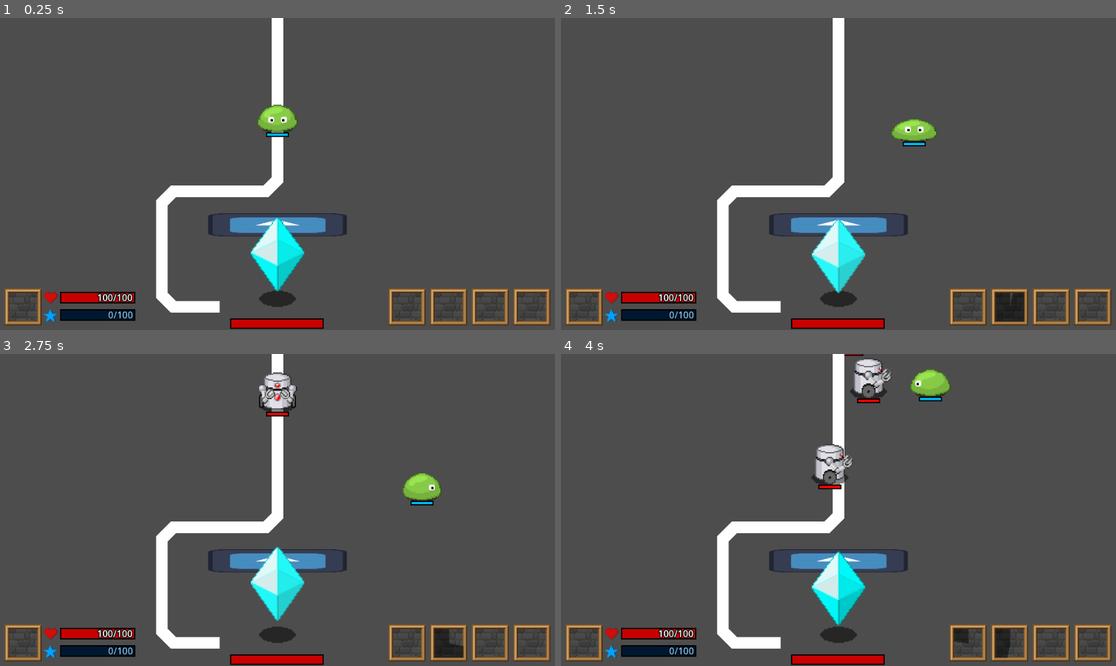
Above: before the commit, frames 1-4 (two rows, left to right).
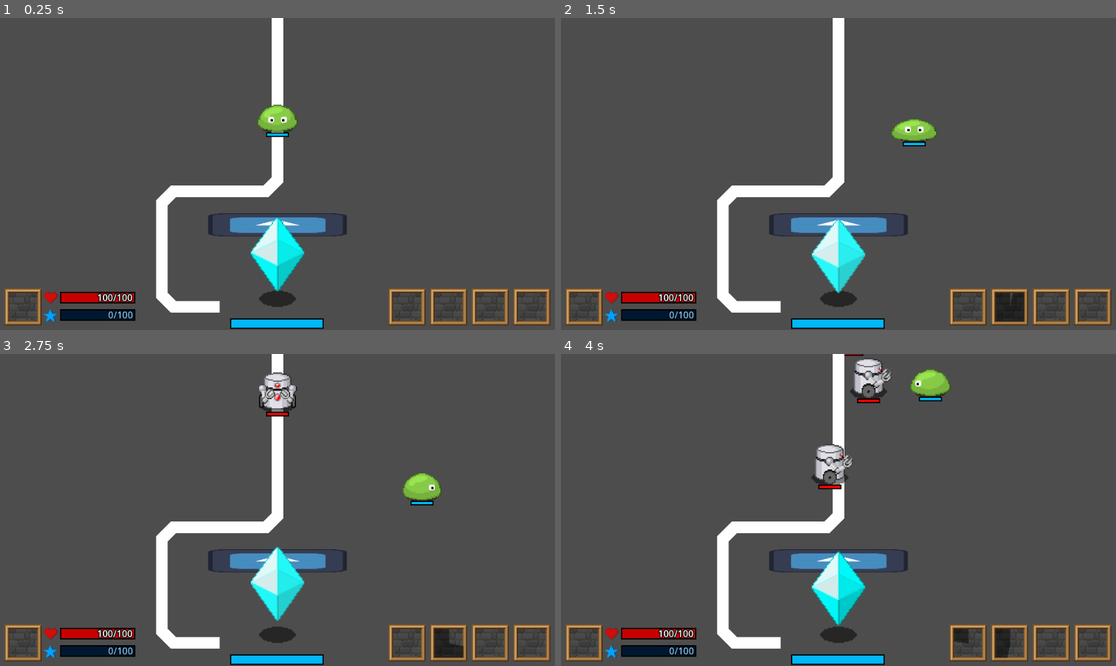
Above: after the commit, the same moments.

Repository: EthanLac13/monsters_vs_machines
Game: Godot game, scene res://scenes/MainScene.tscn
Same seed, same stepped clock (60 frames per second), same inputs: the game is played once before the commit and once after it. The engine's default icon, where the game draws it, is replaced by a stand-in: a white triangle on a blue panel in a dark square.
Inputs:
- Up to frame 1 (0.25 s): no input
- Up to frame 2 (1.5 s): hold Right (InputRight) 0.53-1.28 s; tap Q (UseMove1) at 0.6 s; hold Down (InputDown) from 1.28 s (still down); tap W (UseMove2) at 1.35 s
- Up to frame 3 (2.75 s): release Down (InputDown) at 2.03 s; hold Right (InputRight) from 2.03 s (still down); tap Q (UseMove1) at 2.1 s
- Up to frame 4 (4 s): release Right (InputRight) at 2.78 s; hold Up (InputUp) 2.78-3.53 s; tap W (UseMove2) at 2.85 s; hold Left (InputLeft) from 3.53 s (still down); tap Q (UseMove1) at 3.6 s

The runs differ from the first frame. In frame 1, 0.4% of the frame differs, in the area x 41-59%, y 96-100%; in frame 2, 0.4%; in frame 3, 0.4%; in frame 4, 0.4%.

Commit message:
Fixed crystal HP bar color

Diff:
--- a/scenes/hud/HUD.tscn
+++ b/scenes/hud/HUD.tscn
@@ -65,6 +65,15 @@
 expand_margin_right = 1.0
 expand_margin_bottom = 1.0
 anti_aliasing_size = 2.0
+
+[sub_resource type="StyleBoxFlat" id="StyleBoxFlat_oxkr6"]
+bg_color = Color(0, 0.72156864, 0.972549, 1)
+border_width_left = 1
+border_width_top = 1
+border_width_right = 1
+border_width_bottom = 1
+border_color = Color(0, 0, 0, 1)
+corner_detail = 1
 
 [node name="HUD" type="CanvasLayer" unique_id=1038846884]
 script = ExtResource("1_xvj7f")
@@ -210,7 +219,7 @@
 pivot_offset_ratio = Vector2(0.5, 0.5)
 theme_override_constants/outline_size = 0
 theme_override_styles/background = SubResource("StyleBoxFlat_fdg6f")
-theme_override_styles/fill = SubResource("StyleBoxFlat_xvj7f")
+theme_override_styles/fill = SubResource("StyleBoxFlat_oxkr6")
 max_value = 1.0
 value = 1.0
 show_percentage = false
